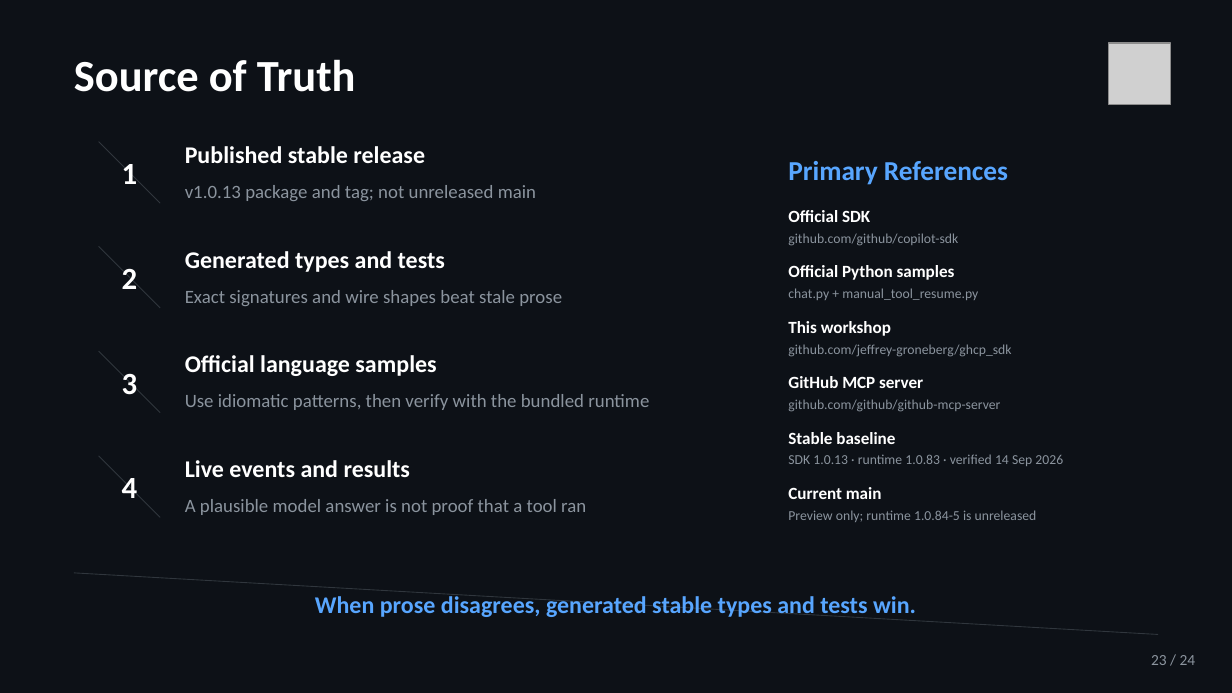
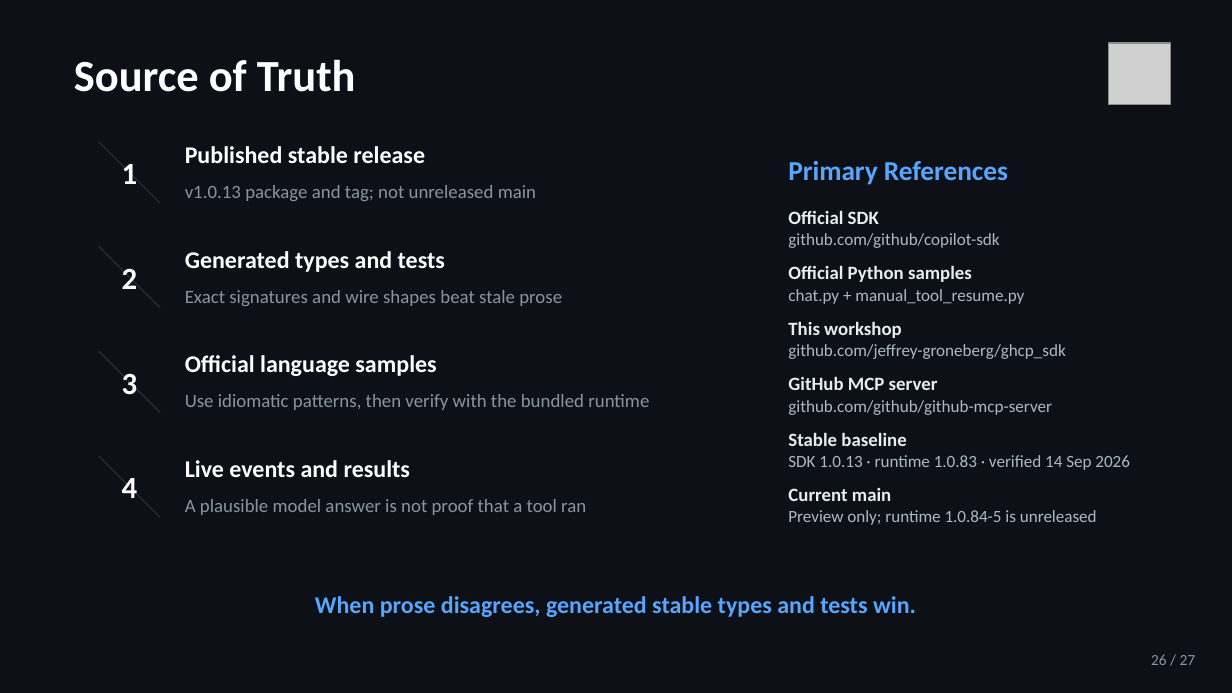
Before and after one commit to jeffrey-groneberg/ghcp_sdk, a slide deck: slide 26 of GitHub-Copilot-SDK.pptx (slide 23 before the commit). Drawn at 1232x693 pixels with LibreOffice and Linux fonts; fonts in the diff are those of the drawing; grey boxes stand for pictures. Boxes give left, top, right and bottom in pixels: in the first picture for what was removed or moved away, otherwise in the second. Text is boxed around its words. In the diff, an @@ line names an element or a change of style, - is before the commit and + after.

```diff
--- a/GitHub-Copilot-SDK.pptx
+++ b/GitHub-Copilot-SDK.pptx
@@ size 10 to 11 pt, text colour #FFFFFF to #E6EDF3; line spacing 1 to 1.12 in 6 elements at (788, 210, 879, 224), (788, 265, 972, 282), (788, 321, 902, 338), (788, 376, 938, 390), (788, 432, 906, 446), (788, 488, 891, 501) @@
@@ size 8 to 10 pt, text colour #8B949E to #ADB8C4; line spacing 1 to 1.12 in 6 elements at (788, 233, 999, 248), (788, 289, 1024, 304), (788, 344, 1065, 359), (788, 400, 1052, 415), (788, 455, 1130, 470), (788, 510, 1097, 525) @@
@@ line removed from (74, 573) to (1158, 634) @@
@@ text at (1151, 654, 1196, 665): text changed @@
-23 / 24
+26 / 27
```
Also in this commit, not shown: 23 other slides changed, 3 slides added, 2 other files.
